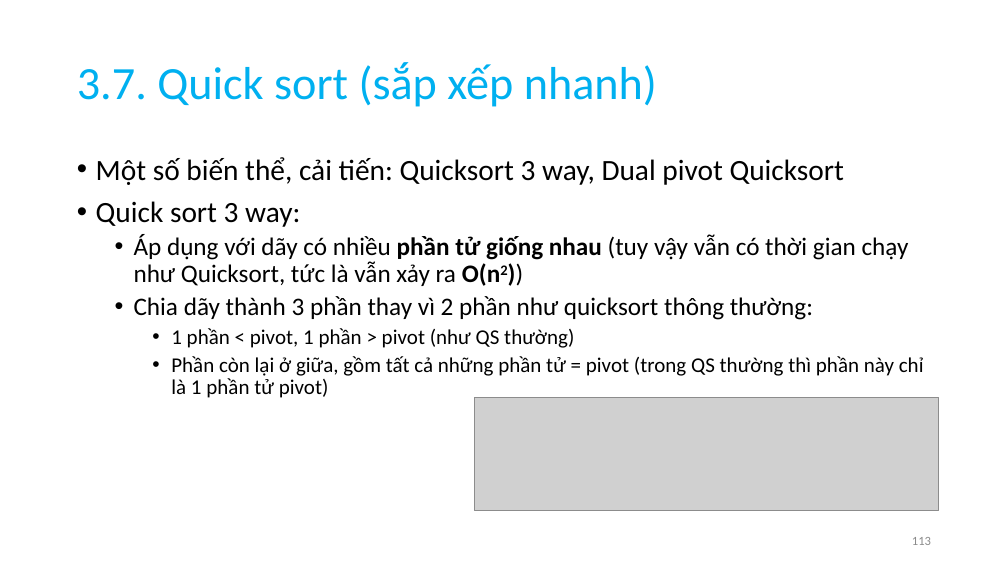
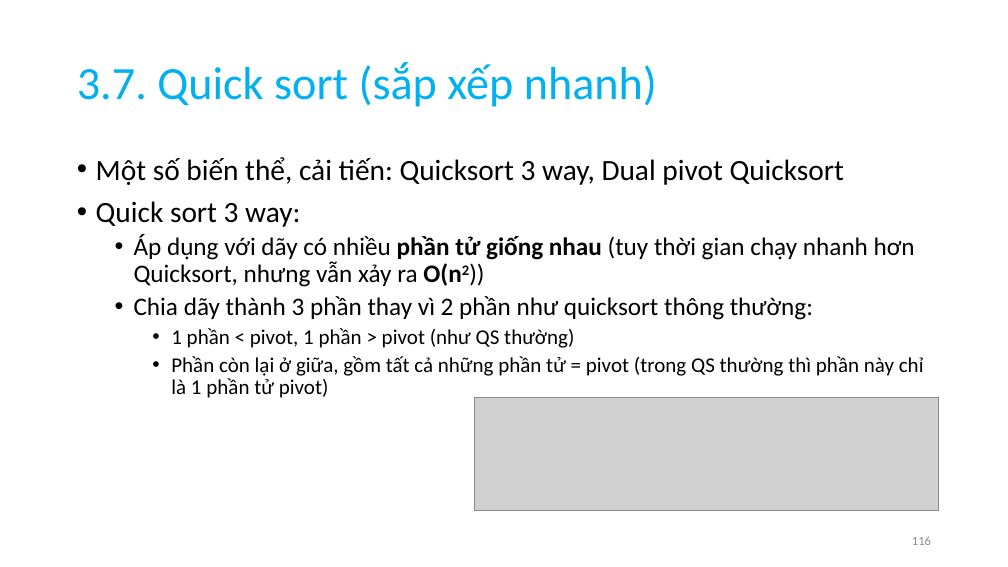
Before and after one commit to anhtuta/Notes, a slide deck: slide 116 of DSA.pptx (slide 113 before the commit). Drawn at 1008x567 pixels with LibreOffice and Linux fonts; fonts in the diff are those of the drawing; grey boxes stand for pictures. Boxes give left, top, right and bottom in pixels: in the first picture for what was removed or moved away, otherwise in the second. Text is boxed around its words. In the diff, an @@ line names an element or a change of style, - is before the commit and + after.

```diff
--- a/DSA.pptx
+++ b/DSA.pptx
@@ text at (134, 235, 915, 287): text changed @@
-  • Áp dụng với dãy có nhiều phần tử giống nhau (tuy vậy vẫn có thời gian chạy như Quicksort, tức là vẫn xảy ra O(n2))
+  • Áp dụng với dãy có nhiều phần tử giống nhau (tuy thời gian chạy nhanh hơn Quicksort, nhưng vẫn xảy ra O(n2))
@@ page number at (912, 536, 931, 545): text changed @@
-113
+116
```
Also in this commit, not shown: 27 other slides changed, 4 slides added, 1 slide removed.
